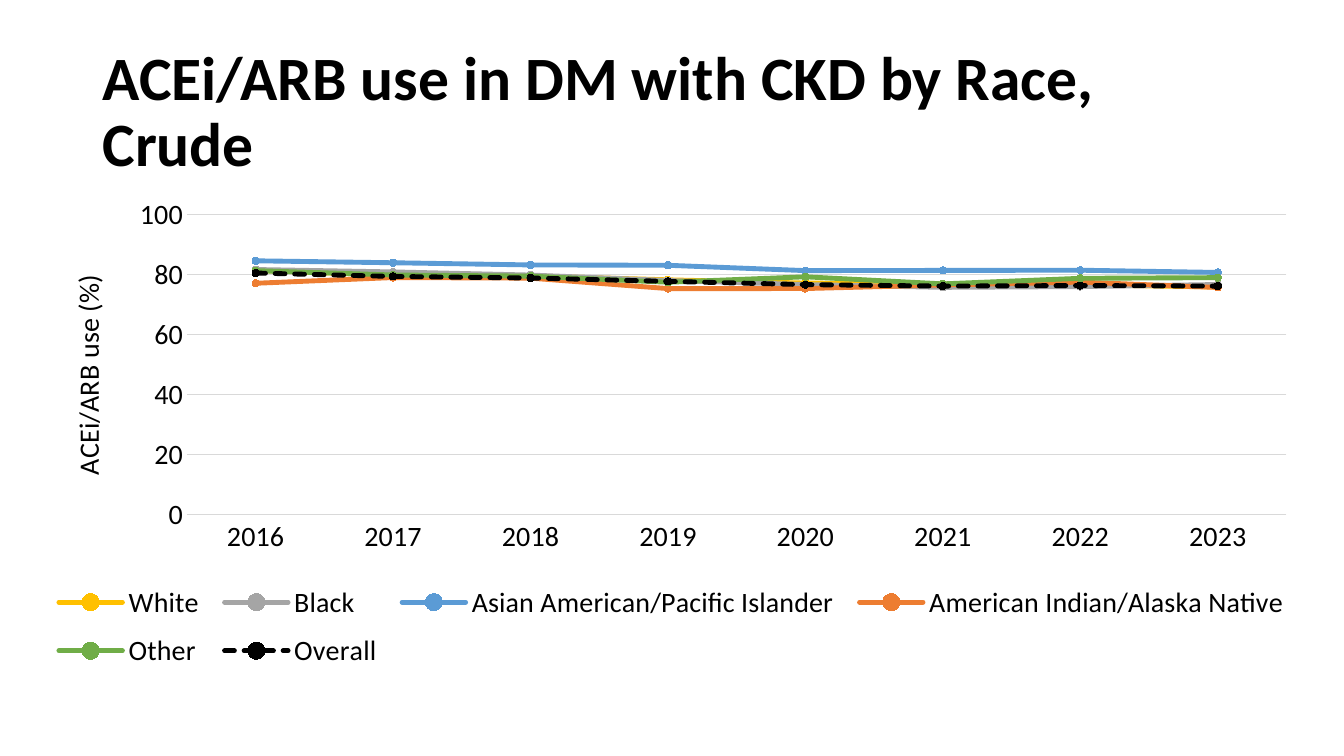
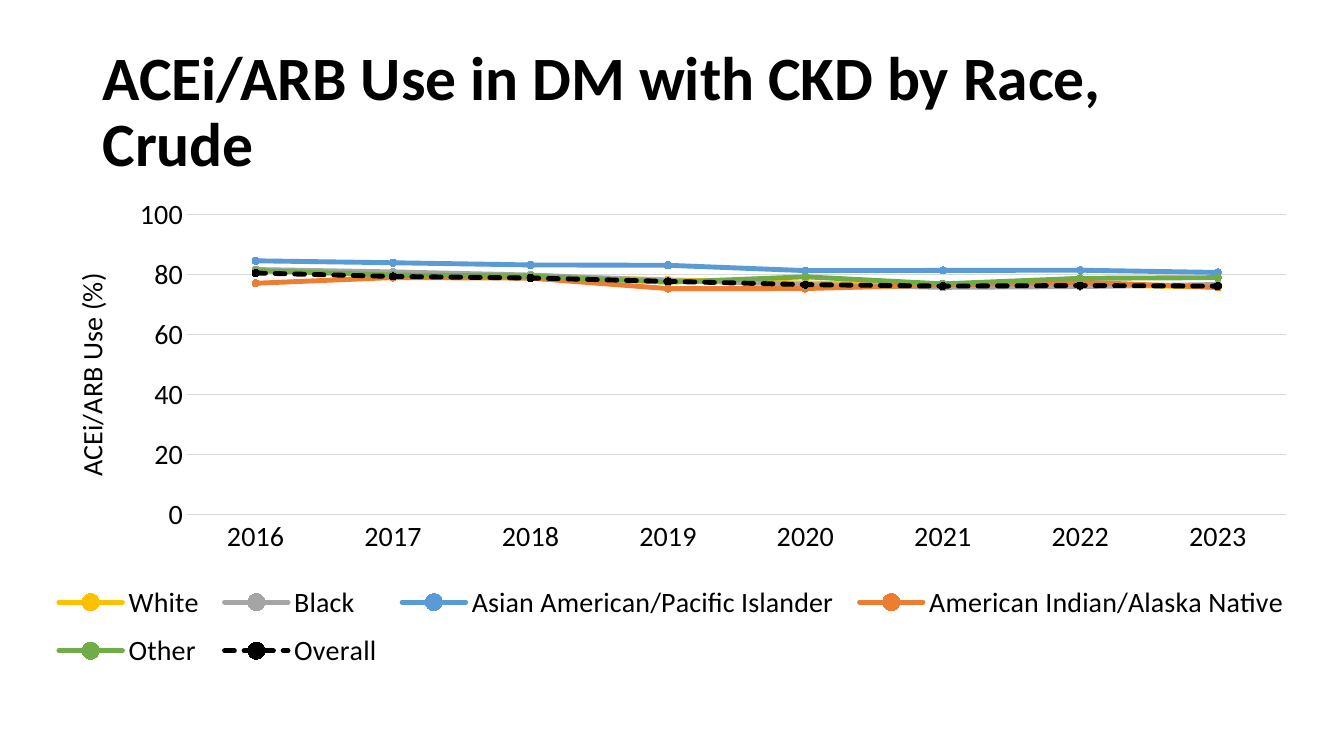
Before and after one commit to CDCgov/nccdphp-ddt-kdss, a slide deck: slide 7 of CKDSurveillance/PPT/Q814.pptx. Drawn at 1344x756 pixels with LibreOffice and Linux fonts; fonts in the diff are those of the drawing; background and template pictures are left out. Boxes give left, top, right and bottom in pixels: in the first picture for what was removed or moved away, otherwise in the second. Text is boxed around its words. In the diff, an @@ line names an element or a change of style, - is before the commit and + after.

```diff
--- a/CKDSurveillance/PPT/Q814.pptx
+++ b/CKDSurveillance/PPT/Q814.pptx
@@ title at (102, 56, 1101, 167): text changed @@
-ACEi/ARB use in DM with CKD by Race, Crude
+ACEi/ARB Use in DM with CKD by Race, Crude
@@ line chart at (42, 187, 1303, 691) @@
@@ value axis title "ACEi/ARB use (%) " to "ACEi/ARB Use (%) " @@
```
Also in this commit, not shown: 9 other slides changed, 3 other files.
